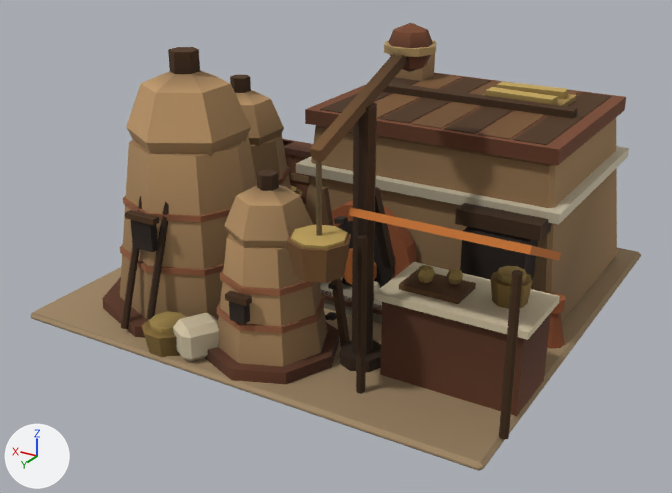
The glTF model apps/client/public/models/buildings/ration_house.glb: old version first, new version second.
One viewpoint serves both versions: a 50 mm lens placed at (-2.76, 4.86, 2.69), pointed at (-0.02, 0.29, 0.4). The axes (+X, +Y, +Z) are drawn at lower left. The lights are the same throughout. The picture after the commit comes second. Vertices at exactly the same position are counted once.

In view in the first picture: 'ration_house_cloth_orange', 'ration_house_crop_amber', 'ration_house_dirt_apron', 'ration_house_door_dark', 'ration_house_linen_pale', 'ration_house_mud_dark', 'ration_house_mud_tan', 'ration_house_mud_terra', 'ration_house_pottery', 'ration_house_stone_pale', 'ration_house_wood_dark', 'ration_house_wood_mid' and 4 more.
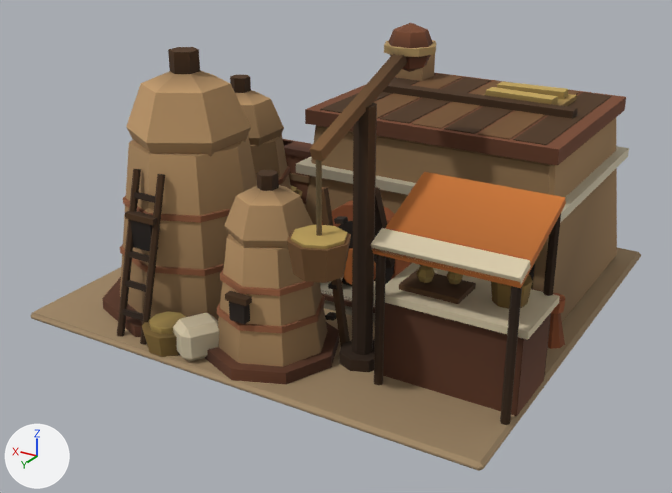
Diff of the bpy script that builds the scene:
```diff
--- a/apps/client/public/models/buildings/ration_house.glb.py
+++ b/apps/client/public/models/buildings/ration_house.glb.py
@@ me_rh_wood_silovent0 @@
-me_rh_wood_silovent0.from_pydata(...)  # 272 vertices, 432 faces; spans x -2.24..0.31, y -1.93..0.62, z -1.49..0.09
+me_rh_wood_silovent0.from_pydata(...)  # 300 vertices, 480 faces; spans x -2.21..0.31, y -1.93..0.65, z -1.49..0.09
+# me_rh_wood_silovent0 part 1: a new loose piece, a 7-sided cylinder along z spanning x -2.205..-2.155, y -0.221..-0.172, z -1.487..-0.514, in mat_wood_dark
+# me_rh_wood_silovent0 part 2: 64 vertices moved from x -0.11..0.11, y 0.13..0.61, z -1.46..-0.36 to x -0.11..0.11, y 0.34..0.65, z -1.49..-0.53
+# me_rh_wood_silovent0 part 3: 28 vertices moved from x -2.24..-1.4, y 0.41..0.45, z -1.49..-0.61 to x -2.21..-1.43, y 0.28..0.33, z -1.49..-0.72
+# me_rh_wood_silovent0 part 4: 8 vertices moved from x -2.02..-1.52, y -0.67..-0.47, z -0.83..-0.74 to x -2.02..-1.52, y -0.64..-0.47, z -0.85..-0.76
+# other edits to the shape of me_rh_wood_silovent0 do not show in these pictures
 me_rh_wood_silovent0.materials.append(mat_wood_dark)
@@ me_rh_dark_silohatch0 @@
 me_rh_dark_silohatch0.from_pydata(...)  # 68 vertices, 112 faces; spans x -1.96..0.29, y -2.28..0.17, z -0.6..0.84
+# me_rh_dark_silohatch0 part 5: the loose piece of 8 vertices spanning x -1.96..-1.58, y -1.11..-0.89, z -0.6..0.04 is scaled about its middle by (1, 0.636, 1), then moved by (0.0, -0.12, 0.0)
 me_rh_dark_silohatch0.materials.append(mat_door_dark)
@@ me_rh_linen_sackw @@
-me_rh_linen_sackw.from_pydata(...)  # 150 vertices, 272 faces; spans x -2.12..0.75, y -0.14..2.36, z -0.11..0.39
+me_rh_linen_sackw.from_pydata(...)  # 158 vertices, 284 faces; spans x -2.12..0.75, y -0.14..2.36, z -0.11..0.76
+# me_rh_linen_sackw part 6
+# 8 vertices are added at x -2.09..-1.31, y 1.9..2.03, z 0.67..0.76
+# 12 new faces join them
+# me_rh_linen_sackw part 7: 197 kept faces spanning x -2.12..0.75, y -0.14..2.36, z -0.11..0.39 get new vertex colours; the middle colour goes from light grey #cfcfcf to light grey #cccccc
 me_rh_linen_sackw.materials.append(mat_linen_pale)
@@ me_rh_cl_ovenwarm @@
-me_rh_cl_ovenwarm.from_pydata(...)  # 28 vertices, 48 faces; spans x -1.38..0.12, y -0.02..0.91, z -0.13..0.78
-me_rh_cl_ovenwarm.vertices[20].co = (-0.46, 0.91, 0.74)  # pixel (348, 215)
-me_rh_cl_ovenwarm.vertices[21].co = (-0.46, 0.9, 0.78)  # pixel (350, 207)
-me_rh_cl_ovenwarm.vertices[22].co = (-0.46, 0.45, 0.54)  # pixel (391, 224)
-me_rh_cl_ovenwarm.vertices[23].co = (-0.46, 0.44, 0.58)  # pixel (393, 216)
-me_rh_cl_ovenwarm.vertices[24].co = (-1.38, 0.91, 0.74)  # pixel (529, 254)
-me_rh_cl_ovenwarm.vertices[25].co = (-1.38, 0.9, 0.78)  # pixel (531, 245)
-me_rh_cl_ovenwarm.vertices[26].co = (-1.38, 0.45, 0.54)  # pixel (559, 260)
-me_rh_cl_ovenwarm.vertices[27].co = (-1.38, 0.44, 0.58)  # pixel (561, 252)
+me_rh_cl_ovenwarm.from_pydata(...)  # 28 vertices, 48 faces; spans x -1.31..0.12, y -0.02..0.8, z -0.13..0.78
+# me_rh_cl_ovenwarm part 8
+me_rh_cl_ovenwarm.vertices[20].co = (-0.53, 0.78, 0.51)  # pixel (373, 253)
+me_rh_cl_ovenwarm.vertices[21].co = (-0.53, 0.8, 0.55)  # pixel (371, 247)
+me_rh_cl_ovenwarm.vertices[22].co = (-0.53, 0.21, 0.74)
+me_rh_cl_ovenwarm.vertices[23].co = (-0.53, 0.22, 0.78)  # pixel (424, 171)
+me_rh_cl_ovenwarm.vertices[24].co = (-1.31, 0.78, 0.51)  # pixel (520, 288)
+me_rh_cl_ovenwarm.vertices[25].co = (-1.31, 0.8, 0.55)  # pixel (520, 282)
+me_rh_cl_ovenwarm.vertices[26].co = (-1.31, 0.21, 0.74)  # pixel (565, 203)
+me_rh_cl_ovenwarm.vertices[27].co = (-1.31, 0.22, 0.78)  # pixel (565, 197)
 me_rh_cl_ovenwarm.materials.append(mat_cloth_orange)
```

Pixel boxes (x1, y1, x2, y2) of what changed, in the pictures (672 x 493 px; the box of a moved part takes in the faces that stretch with it):
'ration_house_wood_dark', reshaped
    before: (121, 47, 612, 440)
    after: (117, 47, 612, 425)
'ration_house_cloth_orange', reshaped (48% taller)
    before: (343, 207, 561, 285)
    after: (343, 172, 566, 288)
'ration_house_linen_pale', reshaped
    before: (173, 262, 560, 362)
    after: (173, 228, 560, 362)
part 1 of me_rh_wood_silovent0, added
    after: (543, 214, 561, 377)
part 2 of me_rh_wood_silovent0, moved or reshaped
    before: (121, 196, 169, 329)
    after: (117, 169, 165, 344)
part 3 of me_rh_wood_silovent0, moved or reshaped
    before: (356, 235, 523, 440)
    after: (374, 254, 522, 425)
part 4 of me_rh_wood_silovent0, moved or reshaped (not visible afterwards)
    before: (455, 203, 552, 241)
part 5 of me_rh_dark_silohatch0, moved or reshaped (mostly hidden afterwards)
    before: (460, 227, 538, 289)
    after: (528, 263, 535, 289)
part 6 of me_rh_linen_sackw, added
    after: (371, 228, 531, 284)
part 7 of me_rh_linen_sackw, edited (looks the same)
    both: (173, 263, 560, 362)
part 8 of me_rh_cl_ovenwarm, moved or reshaped
    before: (349, 207, 561, 260)
    after: (372, 172, 566, 288)
